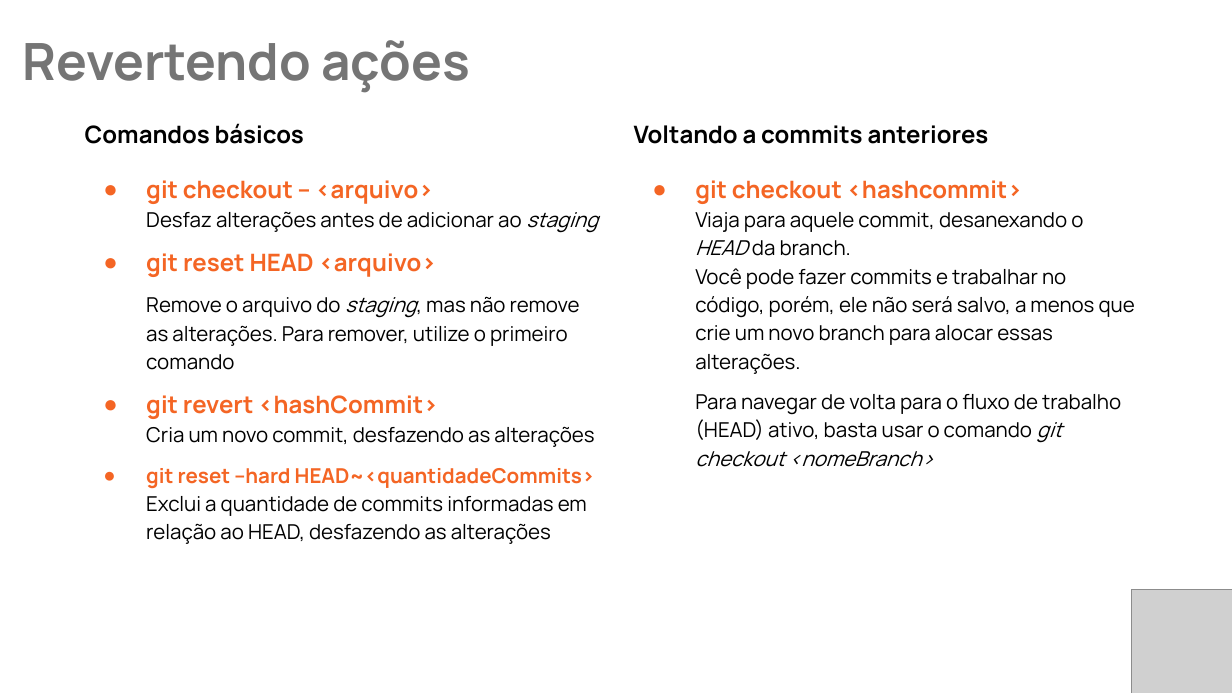
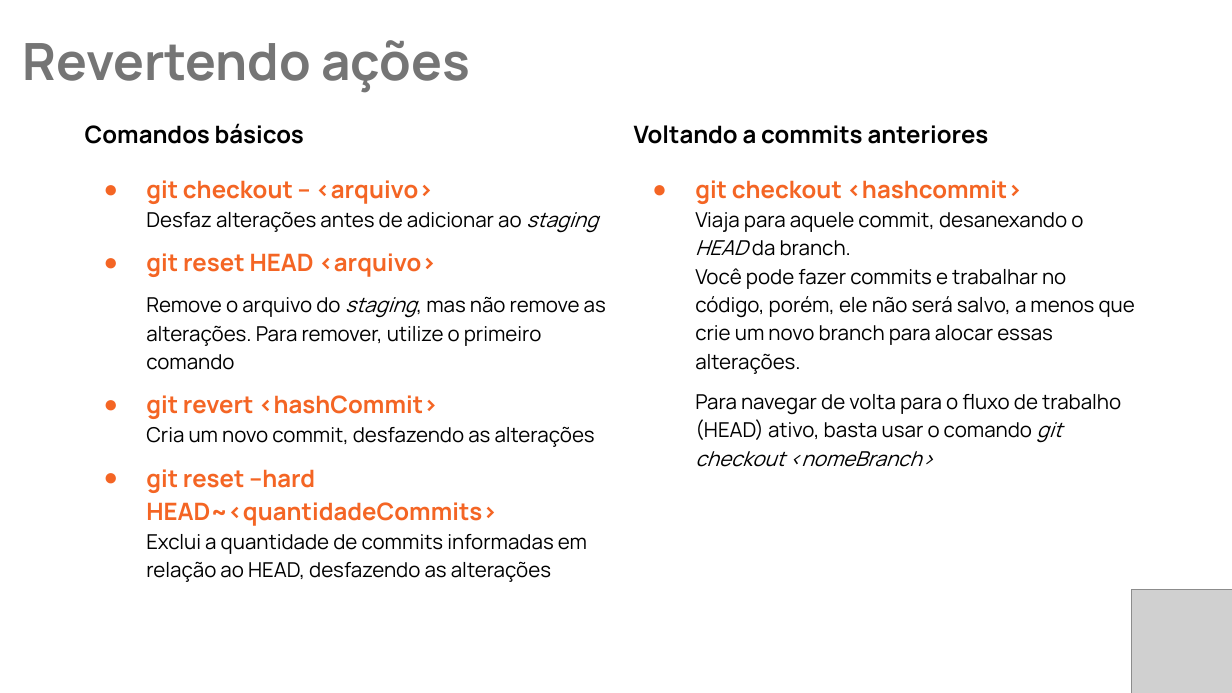
Before and after one commit to EvertonBrzozowyAlves/TreinamentoGit, a slide deck: slide 11 of Treinamento GIT.pptx. Drawn at 1232x693 pixels with LibreOffice and Linux fonts; fonts in the diff are those of the drawing; grey boxes stand for pictures. Boxes give left, top, right and bottom in pixels: in the first picture for what was removed or moved away, otherwise in the second. Text is boxed around its words. In the diff, an @@ line names an element or a change of style, - is before the commit and + after.

```diff
--- a/Treinamento GIT.pptx
+++ b/Treinamento GIT.pptx
@@ text at (x1=146, y1=469, x2=587, y2=582): size 12 to 14 pt in "git reset --hard HEAD~<quantidadeCommits>" @@
```
Also in this commit, not shown: 4 other slides changed, 1 slide added, 1 other file.
